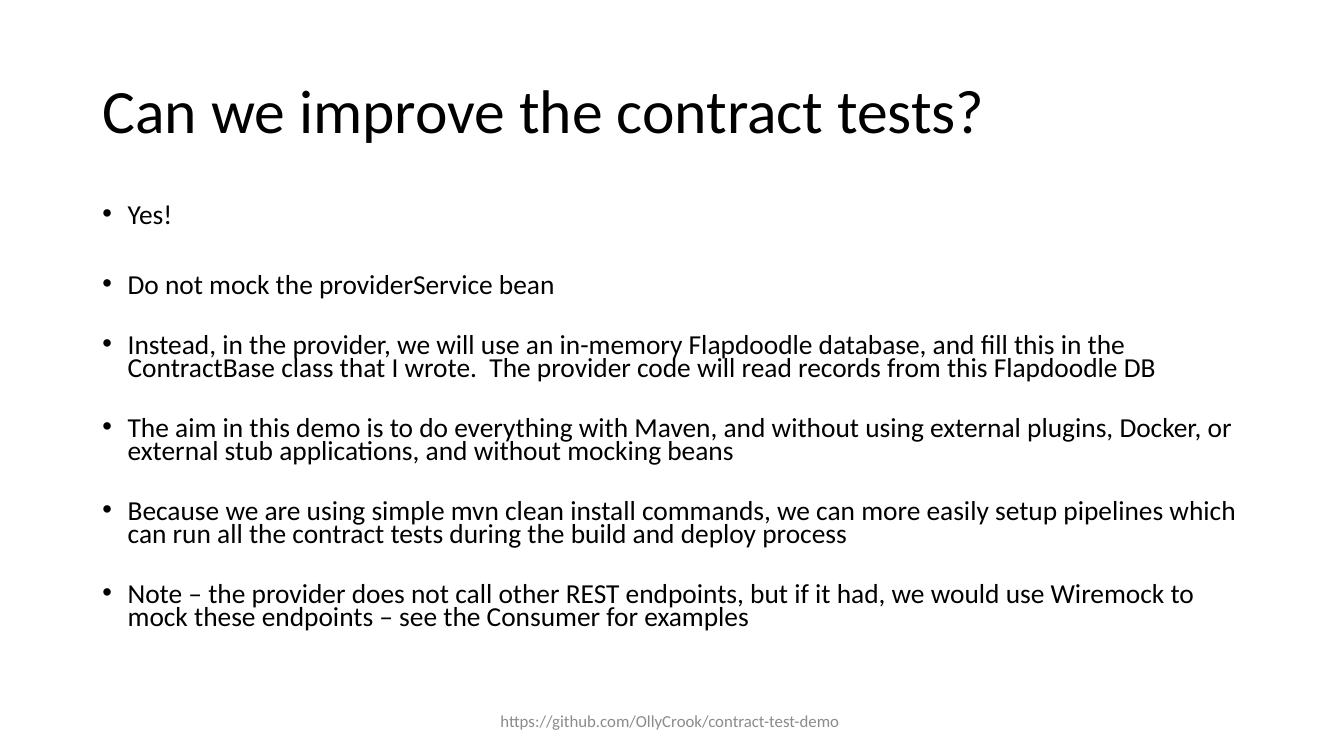
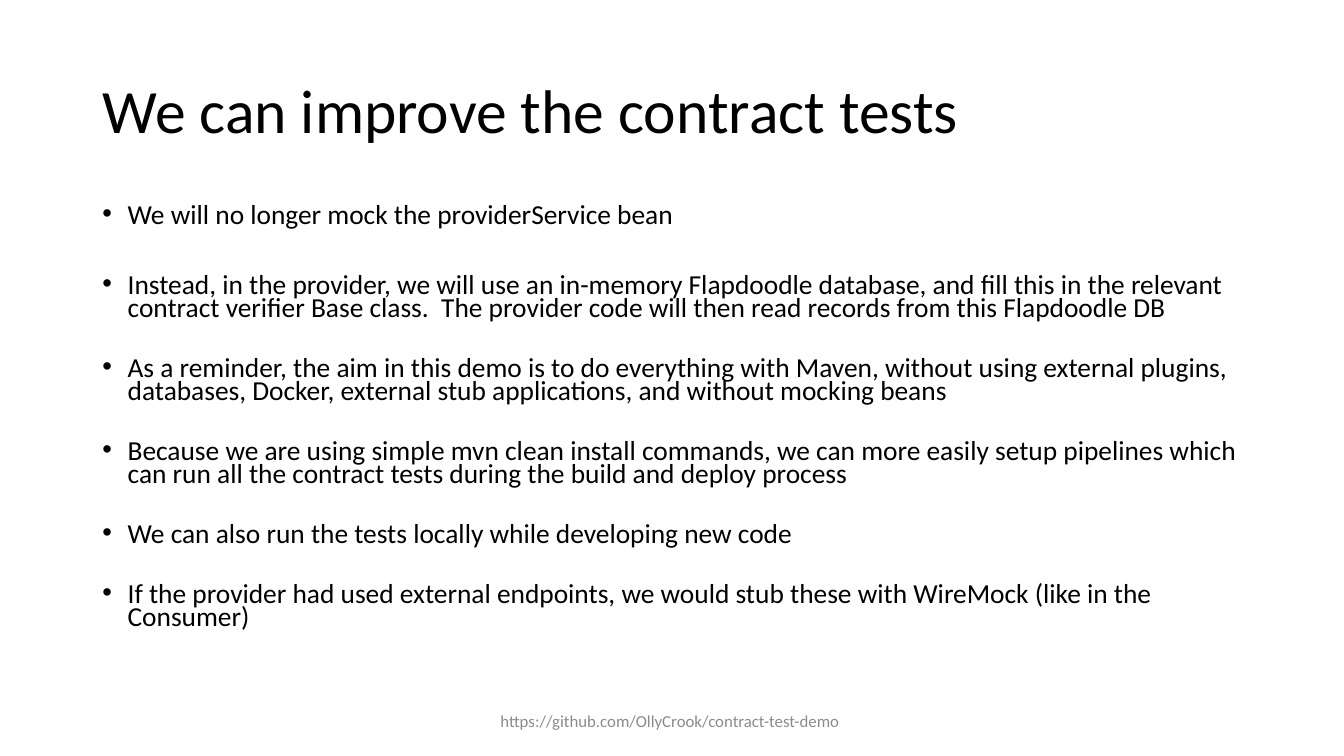
Before and after one commit to OllyCrook/contract-test-demo, a slide deck: slide 23 of Contract-testing-presentation.pptx (slide 11 before the commit). Drawn at 1344x756 pixels with LibreOffice and Linux fonts; fonts in the diff are those of the drawing. Boxes give left, top, right and bottom in pixels: in the first picture for what was removed or moved away, otherwise in the second. Text is boxed around its words. In the diff, an @@ line names an element or a change of style, - is before the commit and + after.

```diff
--- a/Contract-testing-presentation.pptx
+++ b/Contract-testing-presentation.pptx
@@ title at [102,90,958,143]: text changed @@
-Can we improve the contract tests?
+We can improve the contract tests
@@ text at [128,205,1227,405]: text changed @@
-• Yes!
-• Do not mock the providerService bean
-• Instead, in the provider, we will use an in-memory Flapdoodle database, and fill this in the ContractBase class that I wrote. The provider code will read records from this Flapdoodle DB
-• The aim in this demo is to do everything with Maven, and without using external plugins, Docker, or external stub applications, and without mocking beans
+• We will no longer mock the providerService bean
+• Instead, in the provider, we will use an in-memory Flapdoodle database, and fill this in the relevant contract verifier Base class. The provider code will then read records from this Flapdoodle DB
+• As a reminder, the aim in this demo is to do everything with Maven, without using external plugins, databases, Docker, external stub applications, and without mocking beans
@@ text at [128,524,1151,630]: text changed @@
-• Note – the provider does not call other REST endpoints, but if it had, we would use Wiremock to mock these endpoints – see the Consumer for examples
+• We can also run the tests locally while developing new code
+• If the provider had used external endpoints, we would stub these with WireMock (like in the Consumer)
```
Also in this commit, not shown: 16 other slides changed, 20 slides added, 25 other files.
